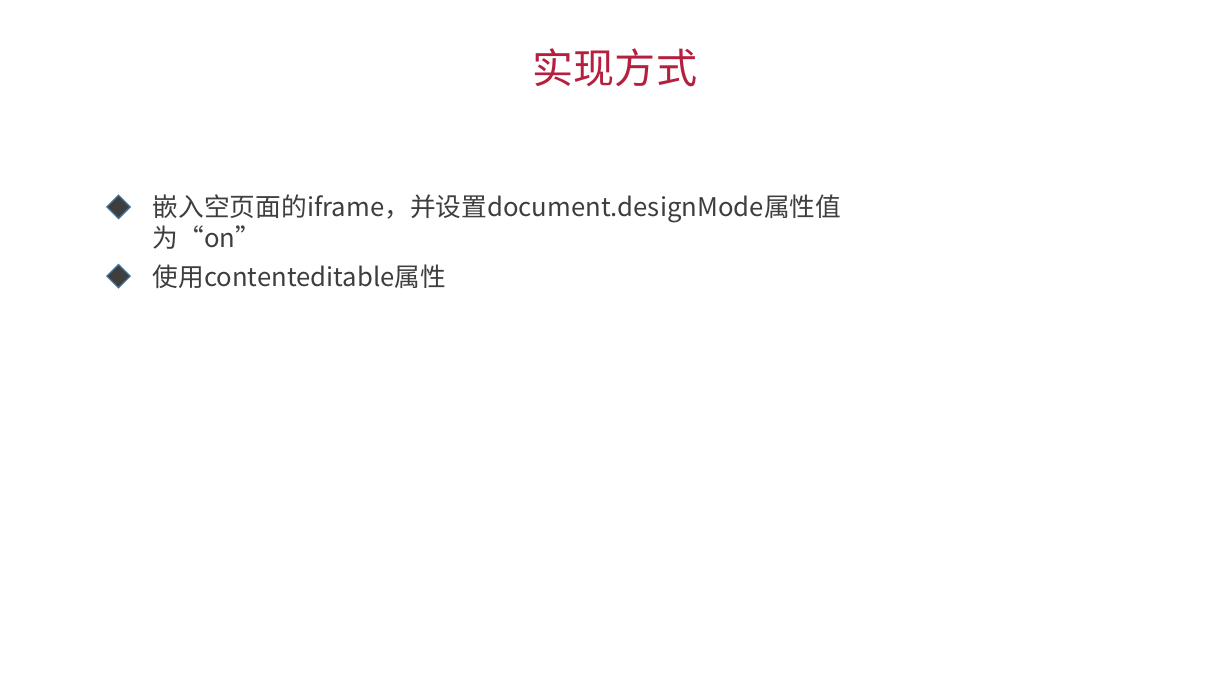
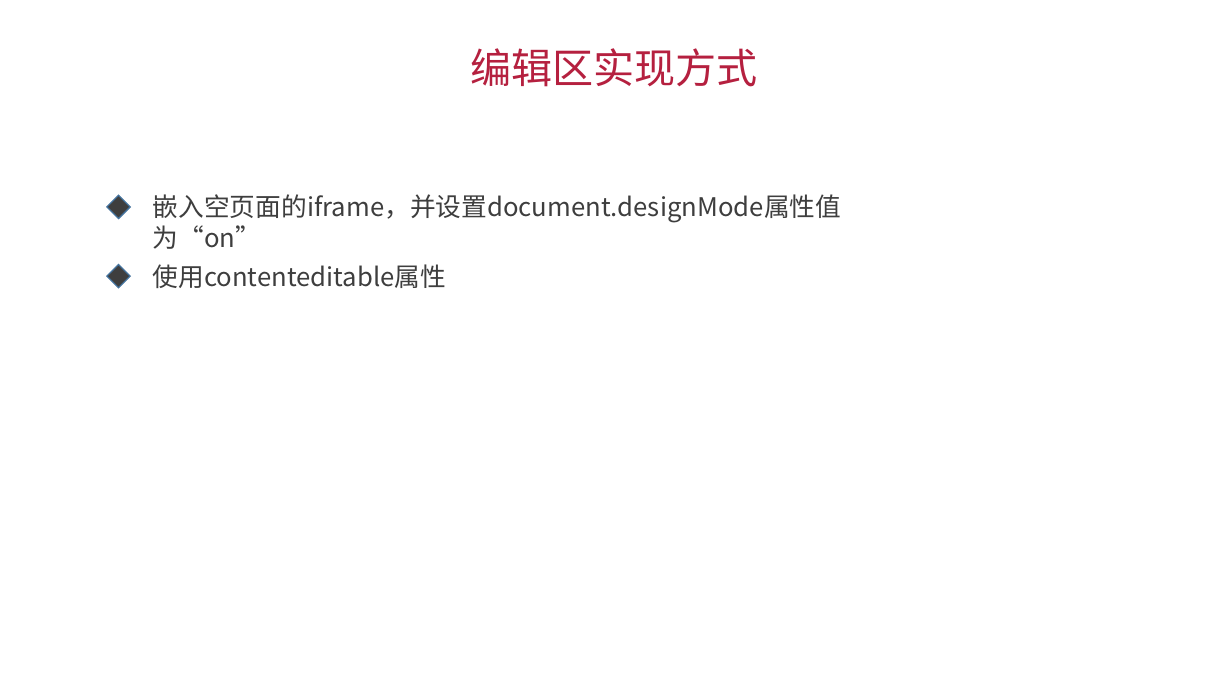
Before and after one commit to LINZJAI/editor-demo, a slide deck: slide 4 of 富文本编辑器初探(1)/富文本编辑器初探(1).pptx. Drawn at 1232x693 pixels with LibreOffice and Linux fonts; fonts in the diff are those of the drawing. Boxes give left, top, right and bottom in pixels: in the first picture for what was removed or moved away, otherwise in the second. Text is boxed around its words. In the diff, an @@ line names an element or a change of style, - is before the commit and + after.

```diff
--- a/富文本编辑器初探(1)/富文本编辑器初探(1).pptx
+++ b/富文本编辑器初探(1)/富文本编辑器初探(1).pptx
@@ text at bbox=[470, 48, 758, 87]: text changed @@
-实现方式
+编辑区实现方式
```
Also in this commit, not shown: 6 other slides changed.
